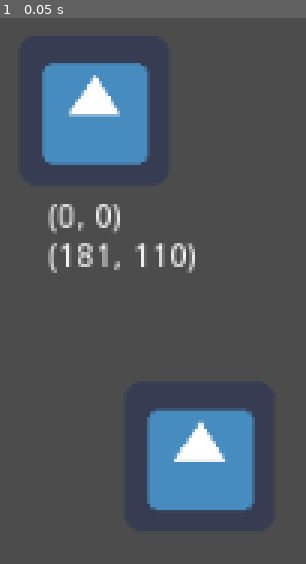
Above: before the commit, frame 1.
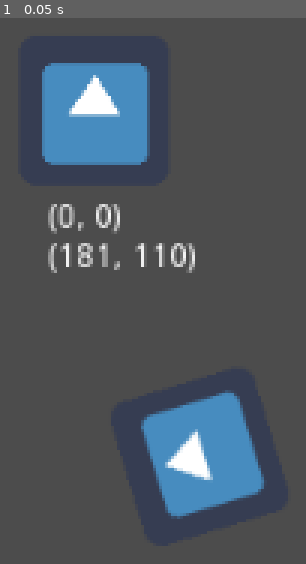
Above: after the commit, the same moment.

Repository: souvikinator/test-gdt
Game: Godot game, scene res://Game.tscn
The game is run twice, just before and just after one commit, with the same random seed, the same clock (stepped at 60 frames per second) and the same inputs. The engine's default icon, where the game draws it, is replaced by a stand-in: a white triangle on a blue panel in a dark square.
Inputs:
- Up to frame 1 (0.05 s): no input

The runs differ from the first frame. In frame 1, 2.7% of the frame differs, in the area x 46-87%, y 68-92%.

Commit message:
Added rotaion off

Diff:
--- a/Ball.gd
+++ b/Ball.gd
@@ -8,10 +8,10 @@
 func _ready():
 	pass # Replace with function body.
 
-"""
+
 func _integrate_forces(state):
-	state.transform.origin = Vector2(150,150)
-"""
+	self.rotation_degrees = 0
+
 
 func _physics_process(delta):
 	ball_state = {"v": linear_velocity, "p":global_position, "c": false }
--- a/Ball.tscn
+++ b/Ball.tscn
@@ -31,3 +31,5 @@
 margin_top = 39.0
 margin_right = 20.0
 margin_bottom = 53.0
+
+[connection signal="body_entered" from="Area2D" to="." method="_on_Area2D_body_entered"]
--- a/Board.gd
+++ b/Board.gd
@@ -13,6 +13,10 @@
 	print("Board.gd {x}".format({"x":board_state}))
 """
 
+func _physics_process(delta):
+	var ball_position = $Ball.global_position
+	$Player.look_at(ball_position)
+
 func get_state():
 	return $Player.player_state
 	#print("Board.gd {x}".format({"x":board_state}))
--- a/Board.tscn
+++ b/Board.tscn
@@ -9,7 +9,7 @@
 bounce = 1.0
 
 [sub_resource type="RectangleShape2D" id=1]
-extents = Vector2( 382, 10 )
+extents = Vector2( 382, 133.5 )
 
 [node name="Board" type="Node2D"]
 script = ExtResource( 3 )
@@ -20,11 +20,15 @@
 
 [node name="Player" parent="." groups=["Player"] instance=ExtResource( 1 )]
 position = Vector2( 226, 258 )
+linear_damp = 0.5
+__meta__ = {
+"_editor_description_": ""
+}
 
 [node name="StaticBody2D" type="StaticBody2D" parent="."]
 
 [node name="CollisionShape2D" type="CollisionShape2D" parent="StaticBody2D"]
-position = Vector2( 372, 0 )
+position = Vector2( 372, -123.5 )
 shape = SubResource( 1 )
 
 [node name="StaticBody2D2" type="StaticBody2D" parent="."]
--- a/Player.gd
+++ b/Player.gd
@@ -3,32 +3,32 @@
 class_name Pluck
 
 var is_selected = false
-var impulse_strength = 30000.0
-var previous_direction = Vector2.ZERO
+var speed_factor = 30000.0
+var velocity = Vector2.ZERO
+
 
 func _ready():
 	self.input_pickable = true
 
+func _integrate_forces(state):
+	state.linear_velocity = velocity
+
 func _physics_process(delta):
+	var target_position = get_global_mouse_position()
+	var current_pos = global_position
 	if is_selected:
-		var target_position = get_global_mouse_position()
-		var direction = (target_position - global_position)
-		var dist = direction.length()
-		if dist > 10:
-			var impulse = direction.normalized() * delta * impulse_strength
-			apply_impulse(Vector2(), impulse - previous_direction)
-			previous_direction = impulse
-	else:
-		apply_impulse(Vector2.ZERO, Vector2.ZERO)
-
-func move(direction, delta):
-	apply_impulse(Vector2(), direction.normalized() * delta * impulse_strength)
+		velocity = calc_velocity(target_position, current_pos, delta)
 
 func _input(event: InputEvent):
 	if event is InputEventMouseButton:
 		if event.button_index == BUTTON_LEFT and not event.is_pressed():
 			is_selected = false
-			previous_direction = Vector2.ZERO
+			velocity = Vector2.ZERO
+
+func calc_velocity(target_pos, current_pos, delta):
+	var new_pos = global_position.linear_interpolate(target_pos, 500 * delta)
+	var velocity = new_pos - current_pos
+	return velocity
 
 func _on_Player_input_event(viewport, event: InputEvent, shape_idx):
 	if event is InputEventMouseButton:
@@ -36,4 +36,4 @@
 			is_selected = true
 		else:
 			is_selected = false
-			previous_direction = Vector2.ZERO
+			velocity = Vector2.ZERO
--- a/Player.tscn
+++ b/Player.tscn
@@ -1,13 +1,18 @@
-[gd_scene load_steps=4 format=2]
+[gd_scene load_steps=5 format=2]
 
 [ext_resource path="res://icon.png" type="Texture" id=1]
 [ext_resource path="res://Player.gd" type="Script" id=2]
+
+[sub_resource type="PhysicsMaterial" id=2]
+absorbent = true
 
 [sub_resource type="CircleShape2D" id=1]
 radius = 33.0
 
 [node name="Player" type="RigidBody2D"]
 input_pickable = true
+physics_material_override = SubResource( 2 )
+linear_damp = 0.3
 script = ExtResource( 2 )
 
 [node name="Sprite" type="Sprite" parent="."]
